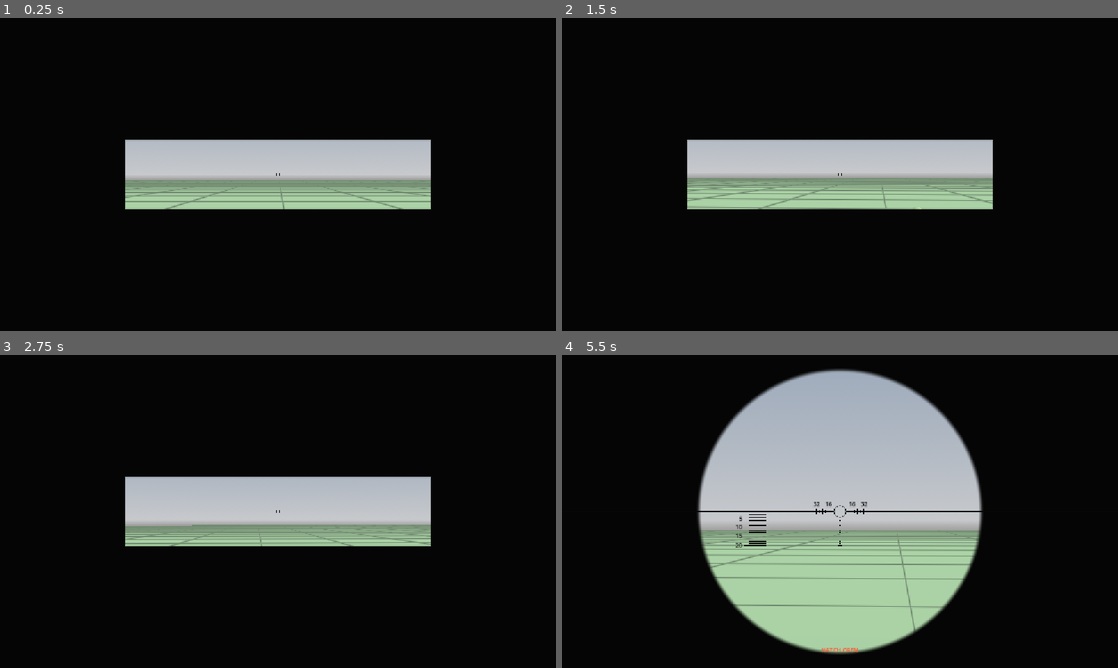
Above: before the commit, frames 1-4 (two rows, left to right).
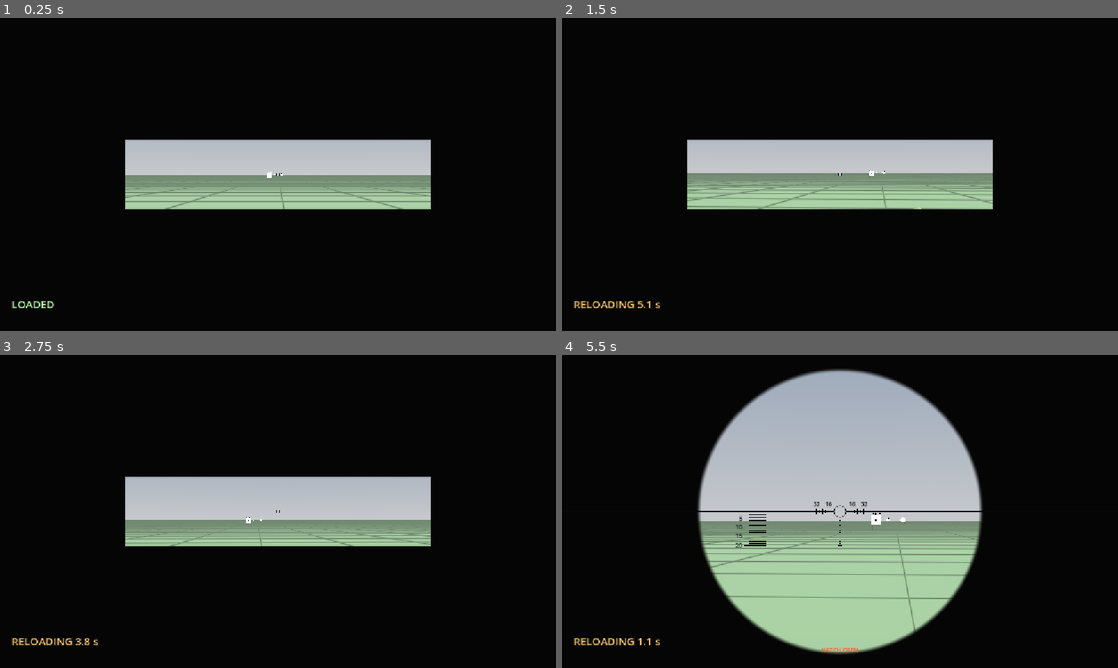
Above: after the commit, the same moments.

Repository: jacla586/Vagnstrid
Game: Godot game, scene res://scenes/test/test_area.tscn
Two runs of this game, one before a commit and one after it. Both use one fixed random seed, a clock stepped at 60 frames per second and the inputs below.
Inputs (mouse positions are in pixels of both pictures, inside the frame that each line leads up to):
- Up to frame 1 (0.25 s): no input
- Up to frame 2 (1.5 s): move the mouse to (867, 174) at 0.52 s; press the mouse at (867, 174) at 0.53 s; hold W (move_forward) from 0.53 s (still down); tap Enter at 1.25 s; move the mouse to (812, 174) at 1.27 s; release the mouse at (812, 174) at 1.28 s; right-click (812, 174) at 1.35 s
- Up to frame 3 (2.75 s): keep holding W (move_forward); click (250, 511) at 1.55 s; move the mouse to (289, 505) at 2.02 s; hold Mouse wheel up (sight_zoom_in) from 2.03 s (still down); click (289, 505) at 2.3 s
- Up to frame 4 (5.5 s): keep holding W (move_forward); move the mouse to (834, 517) at 2.77 s; release Mouse wheel up (sight_zoom_in) at 2.78 s; tap Mouse wheel down (sight_zoom_out) at 2.85 s; click (834, 517) at 3.05 s; move the mouse to (878, 514) at 3.52 s; hold Shift (toggle_gunner_sight) 3.53-4.28 s; click (878, 514) at 3.8 s; move the mouse to (795, 508) at 4.27 s; tap H (toggle_hatch) at 4.35 s; click (795, 508) at 4.55 s; move the mouse to (845, 511) at 5.02 s; hold T (turret_to_view) from 5.03 s (still down); click (845, 511) at 5.3 s

The runs differ from the first frame. In frame 1, 1.0% of the frame differs, in the area x 2-78%, y 49-93%; in frame 2, 1.4%; in frame 3, 1.5%; in frame 4, 4.5%, in the area x 2-76%, y 50-93%.

Commit message:
Add shell firing with ballistic flight, reload and target boards
- TankCommand.fire (left mouse); tank fires from a Muzzle marker with
  reload time, recoil impulse, muzzle flash and a fired signal
- Shell node flies with Ballistics.integrate() and detects hits by
  raycasting from its previous position each physics frame; calls an
  on_shell_hit() hook on the collider for the future damage model
- Tracer, muzzle flash and impact effects via a reusable TimedEffect
- Target boards with range labels and hit marks at 200-1500 m;
  test ground enlarged to 4x4 km
- HUD weapon status (LOADED / RELOADING)
- Reload time, recoil and tracer colour in data files

Co-Authored-By: Claude Opus 5.5 <noreply@anthropic.com>

Diff:
--- a/data/shells/test_ap.tres
+++ b/data/shells/test_ap.tres
@@ -9,3 +9,4 @@
 mass_kg = 6.8
 caliber_mm = 75.0
 drag_coefficient = 0.3
+tracer_color = Color(1, 0.55, 0.15, 1)
--- a/data/tanks/test_medium.tres
+++ b/data/tanks/test_medium.tres
@@ -38,3 +38,5 @@
 sight_range_max_m = 2000.0
 sight_range_label_step_m = 200.0
 main_shell = ExtResource("2_shell")
+reload_time_s = 6.0
+recoil_impulse_ns = 30000.0
--- a/project.godot
+++ b/project.godot
@@ -82,6 +82,11 @@
 "events": [Object(InputEventMouseButton,"resource_local_to_scene":false,"resource_name":"","device":-1,"window_id":0,"a …(253 unchanged characters)…
 ]
 }
+fire={
+"deadzone": 0.2,
+"events": [Object(InputEventMouseButton,"resource_local_to_scene":false,"resource_name":"","device":-1,"window_id":0,"alt_pressed":false,"shift_pressed":false,"ctrl_pressed":false,"meta_pressed":false,"button_mask":0,"position":Vector2(0, 0),"global_position":Vector2(0, 0),"factor":1.0,"button_index":1,"canceled":false,"pressed":false,"double_click":false,"script":null)
+]
+}
 
 [physics]
 
--- /dev/null
+++ b/scenes/effects/impact.tscn
@@ -0,0 +1,30 @@
+[gd_scene format=3]
+
+[ext_resource type="Script" path="res://scripts/effects/timed_effect.gd" id="1_effect"]
+
+[sub_resource type="StandardMaterial3D" id="Material_impact"]
+transparency = 1
+shading_mode = 0
+albedo_color = Color(0.75, 0.45, 0.2, 0.85)
+
+[sub_resource type="SphereMesh" id="SphereMesh_impact"]
+radius = 0.8
+height = 1.6
+radial_segments = 12
+rings = 6
+
+[node name="Impact" type="Node3D"]
+script = ExtResource("1_effect")
+lifetime = 1.0
+start_scale = 0.5
+end_scale = 3.0
+
+[node name="Mesh" type="MeshInstance3D" parent="."]
+material_override = SubResource("Material_impact")
+cast_shadow = 0
+mesh = SubResource("SphereMesh_impact")
+
+[node name="Light" type="OmniLight3D" parent="."]
+light_color = Color(1, 0.6, 0.3, 1)
+light_energy = 3.0
+omni_range = 8.0
--- /dev/null
+++ b/scenes/effects/muzzle_flash.tscn
@@ -0,0 +1,30 @@
+[gd_scene format=3]
+
+[ext_resource type="Script" path="res://scripts/effects/timed_effect.gd" id="1_effect"]
+
+[sub_resource type="StandardMaterial3D" id="Material_flash"]
+transparency = 1
+shading_mode = 0
+albedo_color = Color(1, 0.85, 0.4, 0.9)
+
+[sub_resource type="SphereMesh" id="SphereMesh_flash"]
+radius = 0.4
+height = 0.8
+radial_segments = 12
+rings = 6
+
+[node name="MuzzleFlash" type="Node3D"]
+script = ExtResource("1_effect")
+lifetime = 0.12
+start_scale = 0.6
+end_scale = 1.8
+
+[node name="Mesh" type="MeshInstance3D" parent="."]
+material_override = SubResource("Material_flash")
+cast_shadow = 0
+mesh = SubResource("SphereMesh_flash")
+
+[node name="Light" type="OmniLight3D" parent="."]
+light_color = Color(1, 0.8, 0.45, 1)
+light_energy = 4.0
+omni_range = 10.0
--- a/scenes/tank/tank.tscn
+++ b/scenes/tank/tank.tscn
@@ -123,6 +123,9 @@
 [node name="GunnerSight" type="Marker3D" parent="Visual/Turret/GunPivot"]
 transform = Transform3D(1, 0, 0, 0, 1, 0, 0, 0, 1, -0.35, 0.12, -0.3)
 
+[node name="Muzzle" type="Marker3D" parent="Visual/Turret/GunPivot"]
+transform = Transform3D(1, 0, 0, 0, 1, 0, 0, 0, 1, 0, 0, -3.85)
+
 [node name="Suspension" type="Node3D" parent="."]
 
 [node name="Left1" type="RayCast3D" parent="Suspension"]
--- a/scenes/test/test_area.tscn
+++ b/scenes/test/test_area.tscn
@@ -11,6 +11,8 @@
 [ext_resource type="Shader" path="res://assets/shaders/view_mask.gdshader" id="9_mask"]
 [ext_resource type="Script" path="res://scripts/camera/gunner_camera.gd" id="10_gunner"]
 [ext_resource type="Script" path="res://scripts/ui/gunner_reticle.gd" id="11_reticle"]
+[ext_resource type="PackedScene" path="res://scenes/world/target_board.tscn" id="12_board"]
+[ext_resource type="Script" path="res://scripts/ui/weapon_status.gd" id="13_status"]
 
 [sub_resource type="ProceduralSkyMaterial" id="ProceduralSkyMaterial_1"]
 
@@ -27,10 +29,10 @@
 
 [sub_resource type="PlaneMesh" id="PlaneMesh_ground"]
 material = SubResource("ShaderMaterial_ground")
-size = Vector2(400, 400)
+size = Vector2(4000, 4000)
 
 [sub_resource type="BoxShape3D" id="BoxShape3D_ground"]
-size = Vector3(400, 1, 400)
+size = Vector3(4000, 1, 4000)
 
 [sub_resource type="ShaderMaterial" id="ShaderMaterial_mask"]
 shader = ExtResource("9_mask")
@@ -55,6 +57,28 @@
 
 [node name="Tank" parent="." instance=ExtResource("1_tank")]
 transform = Transform3D(1, 0, 0, 0, 1, 0, 0, 0, 1, 0, 1.5, 0)
+
+[node name="Targets" type="Node3D" parent="."]
+
+[node name="Board200" parent="Targets" instance=ExtResource("12_board")]
+transform = Transform3D(1, 0, 0, 0, 1, 0, 0, 0, 1, -5, 0, -200)
+range_label = "200 m"
+
+[node name="Board500" parent="Targets" instance=ExtResource("12_board")]
+transform = Transform3D(1, 0, 0, 0, 1, 0, 0, 0, 1, 5, 0, -500)
+range_label = "500 m"
+
+[node name="Board800" parent="Targets" instance=ExtResource("12_board")]
+transform = Transform3D(1, 0, 0, 0, 1, 0, 0, 0, 1, -8, 0, -800)
+range_label = "800 m"
+
+[node name="Board1000" parent="Targets" instance=ExtResource("12_board")]
+transform = Transform3D(1, 0, 0, 0, 1, 0, 0, 0, 1, 8, 0, -1000)
+range_label = "1000 m"
+
+[node name="Board1500" parent="Targets" instance=ExtResource("12_board")]
+transform = Transform3D(1, 0, 0, 0, 1, 0, 0, 0, 1, -12, 0, -1500)
+range_label = "1500 m"
 
 [node name="PlayerController" type="Node" parent="." node_paths=PackedStringArray("tank", "views")]
 script = ExtResource("2_player")
@@ -115,3 +139,7 @@
 mouse_filter = 2
 script = ExtResource("11_reticle")
 views = NodePath("../../PlayerViews")
+
+[node name="WeaponStatus" type="Label" parent="HUD" node_paths=PackedStringArray("views")]
+script = ExtResource("13_status")
+views = NodePath("../../PlayerViews")
--- /dev/null
+++ b/scenes/weapons/shell.tscn
@@ -0,0 +1,17 @@
+[gd_scene format=3]
+
+[ext_resource type="Script" path="res://scripts/weapons/shell.gd" id="1_shell"]
+
+[sub_resource type="CapsuleMesh" id="CapsuleMesh_tracer"]
+radius = 0.05
+height = 4.0
+radial_segments = 8
+rings = 2
+
+[node name="Shell" type="Node3D"]
+script = ExtResource("1_shell")
+
+[node name="Tracer" type="MeshInstance3D" parent="."]
+transform = Transform3D(1, 0, 0, 0, 0, 1, 0, -1, 0, 0, 0, 0)
+cast_shadow = 0
+mesh = SubResource("CapsuleMesh_tracer")
--- /dev/null
+++ b/scenes/world/target_board.tscn
@@ -0,0 +1,61 @@
+[gd_scene format=3]
+
+[ext_resource type="Script" path="res://scripts/world/target_board.gd" id="1_board"]
+
+[sub_resource type="BoxShape3D" id="BoxShape3D_board"]
+size = Vector3(2.5, 2.5, 0.2)
+
+[sub_resource type="StandardMaterial3D" id="Material_board"]
+albedo_color = Color(0.85, 0.83, 0.75, 1)
+roughness = 1.0
+
+[sub_resource type="StandardMaterial3D" id="Material_centre"]
+albedo_color = Color(0.1, 0.1, 0.1, 1)
+roughness = 1.0
+
+[sub_resource type="StandardMaterial3D" id="Material_post"]
+albedo_color = Color(0.35, 0.25, 0.15, 1)
+roughness = 1.0
+
+[sub_resource type="BoxMesh" id="BoxMesh_board"]
+material = SubResource("Material_board")
+size = Vector3(2.5, 2.5, 0.2)
+
+[sub_resource type="BoxMesh" id="BoxMesh_centre"]
+material = SubResource("Material_centre")
+size = Vector3(0.5, 0.5, 0.22)
+
+[sub_resource type="BoxMesh" id="BoxMesh_post"]
+material = SubResource("Material_post")
+size = Vector3(0.15, 1.15, 0.15)
+
+[node name="TargetBoard" type="StaticBody3D"]
+script = ExtResource("1_board")
+
+[node name="Shape" type="CollisionShape3D" parent="."]
+transform = Transform3D(1, 0, 0, 0, 1, 0, 0, 0, 1, 0, 2.4, 0)
+shape = SubResource("BoxShape3D_board")
+
+[node name="Board" type="MeshInstance3D" parent="."]
+transform = Transform3D(1, 0, 0, 0, 1, 0, 0, 0, 1, 0, 2.4, 0)
+mesh = SubResource("BoxMesh_board")
+
+[node name="Centre" type="MeshInstance3D" parent="Board"]
+mesh = SubResource("BoxMesh_centre")
+
+[node name="PostLeft" type="MeshInstance3D" parent="."]
+transform = Transform3D(1, 0, 0, 0, 1, 0, 0, 0, 1, -0.9, 0.575, 0)
+mesh = SubResource("BoxMesh_post")
+
+[node name="PostRight" type="MeshInstance3D" parent="."]
+transform = Transform3D(1, 0, 0, 0, 1, 0, 0, 0, 1, 0.9, 0.575, 0)
+mesh = SubResource("BoxMesh_post")
+
+[node name="Label" type="Label3D" parent="."]
+transform = Transform3D(1, 0, 0, 0, 1, 0, 0, 0, 1, 0, 4.0, 0)
+pixel_size = 0.008
+billboard = 1
+modulate = Color(1, 1, 0.85, 1)
+outline_modulate = Color(0, 0, 0, 1)
+font_size = 96
+outline_size = 16
--- a/scripts/control/player_controller.gd
+++ b/scripts/control/player_controller.gd
@@ -12,6 +12,7 @@
 var _command: TankCommand = TankCommand.new()
 var _hatch_wanted: bool = false
 var _turret_to_view_requested: bool = false
+var _fire_armed: bool = false
 
 
 func _unhandled_input(event: InputEvent) -> void:
@@ -32,4 +33,17 @@
 		_command.aim_point = views.get_aim_point()
 		_command.has_aim = true
 	_turret_to_view_requested = false
+	_command.fire = _wants_fire()
 	tank.set_command(_command)
+
+
+## Fire while the button is held, but only presses that start with the mouse
+## captured count, so the click that captures the mouse doesn't also fire.
+func _wants_fire() -> bool:
+	var captured: bool = Input.mouse_mode == Input.MOUSE_MODE_CAPTURED
+	var pressed: bool = Input.is_action_pressed("fire")
+	if not captured:
+		_fire_armed = false
+	elif not pressed:
+		_fire_armed = true
+	return captured and pressed and _fire_armed
--- a/scripts/data/shell_data.gd
+++ b/scripts/data/shell_data.gd
@@ -11,3 +11,5 @@
 @export var caliber_mm: float = 75.0
 ## Aerodynamic drag coefficient. Higher = slows down faster, drops more at range.
 @export var drag_coefficient: float = 0.3
+## Colour of the glowing tracer.
+@export var tracer_color: Color = Color(1.0, 0.55, 0.15, 1.0)
--- a/scripts/data/tank_data.gd
+++ b/scripts/data/tank_data.gd
@@ -72,5 +72,9 @@
 @export var sight_range_label_step_m: float = 200.0
 
 @export_group("Armament")
-## Shell the sight's range ladder is calibrated for. Ammo selection comes with firing.
+## Shell fired by the main gun; the sight's range ladder is calibrated for it.
 @export var main_shell: ShellData
+## Time to reload the main gun after a shot (s).
+@export var reload_time_s: float = 6.0
+## Backward impulse on the tank when firing (N·s). Tuned for feel, not history.
+@export var recoil_impulse_ns: float = 30000.0
--- /dev/null
+++ b/scripts/effects/timed_effect.gd
@@ -0,0 +1,45 @@
+class_name TimedEffect
+extends Node3D
+## Short-lived visual effect: optional "Mesh" child grows and fades, optional "Light"
+## child fades out, then the node frees itself.
+
+@export var lifetime: float = 0.2
+@export var start_scale: float = 0.5
+@export var end_scale: float = 2.0
+
+var _age: float = 0.0
+var _material: StandardMaterial3D
+var _start_alpha: float = 1.0
+var _light_energy: float = 0.0
+
+@onready var _mesh: MeshInstance3D = get_node_or_null("Mesh")
+@onready var _light: OmniLight3D = get_node_or_null("Light")
+
+
+func _ready() -> void:
+	if _mesh != null and _mesh.material_override is StandardMaterial3D:
+		# Own copy so fading one effect doesn't fade all of them.
+		_material = _mesh.material_override.duplicate()
+		_mesh.material_override = _material
+		_start_alpha = _material.albedo_color.a
+	if _light != null:
+		_light_energy = _light.light_energy
+	_apply(0.0)
+
+
+func _process(delta: float) -> void:
+	_age += delta
+	var t: float = _age / maxf(lifetime, 0.001)
+	if t >= 1.0:
+		queue_free()
+		return
+	_apply(t)
+
+
+func _apply(t: float) -> void:
+	if _mesh != null:
+		_mesh.scale = Vector3.ONE * lerpf(start_scale, end_scale, t)
+	if _material != null:
+		_material.albedo_color.a = _start_alpha * (1.0 - t)
+	if _light != null:
+		_light.light_energy = _light_energy * (1.0 - t)
--- a/scripts/tank/tank.gd
+++ b/scripts/tank/tank.gd
@@ -11,8 +11,15 @@
 ## No stabilization: when the hull turns, the turret has to catch up.
 ## Hatch: opens/closes toward the command's hatch_open over the data's transition
 ## time. The commander is exposed whenever the hatch isn't fully closed.
+## Gun: fires the data's main shell when the command says fire and it's loaded,
+## then reloads. Recoil is an impulse at the muzzle.
+
+## Emitted after a shot leaves the barrel.
+signal fired(shell: Shell)
 
 const KMH_TO_MS: float = 1.0 / 3.6
+const SHELL_SCENE: PackedScene = preload("res://scenes/weapons/shell.tscn")
+const MUZZLE_FLASH_SCENE: PackedScene = preload("res://scenes/effects/muzzle_flash.tscn")
 ## Visual only: how far the hatch lid swings open.
 const HATCH_OPEN_ANGLE_DEG: float = 110.0
 
@@ -23,6 +30,7 @@
 var _right_rays: Array[RayCast3D] = []
 var _track_half_width: float = 1.0
 var _hatch_progress: float = 0.0
+var _reload_remaining: float = 0.0
 
 @onready var _suspension: Node3D = $Suspension
 @onready var _turret: Node3D = $Visual/Turret
@@ -31,6 +39,7 @@
 @onready var _head_closed: Marker3D = $Visual/Turret/Cupola/HeadClosed
 @onready var _head_open: Marker3D = $Visual/Turret/Cupola/HeadOpen
 @onready var _gunner_sight: Marker3D = $Visual/Turret/GunPivot/GunnerSight
+@onready var _muzzle: Marker3D = $Visual/Turret/GunPivot/Muzzle
 
 
 func _ready() -> void:
@@ -99,9 +108,19 @@
 	return _gunner_sight.global_transform
 
 
+func is_loaded() -> bool:
+	return _reload_remaining <= 0.0
+
+
+## Seconds until the gun is loaded again (0 when loaded).
+func get_reload_remaining() -> float:
+	return _reload_remaining
+
+
 func _physics_process(delta: float) -> void:
 	_update_turret(delta)
 	_update_hatch(delta)
+	_update_gun(delta)
 	var state: PhysicsDirectBodyState3D = PhysicsServer3D.body_get_direct_state(get_rid())
 	if state == null:
 		return
@@ -151,6 +170,28 @@
 	_hatch_progress = move_toward(_hatch_progress, target,
 			delta / maxf(data.hatch_transition_time_s, 0.01))
 	_hatch_hinge.rotation.x = deg_to_rad(HATCH_OPEN_ANGLE_DEG) * _hatch_progress
+
+
+func _update_gun(delta: float) -> void:
+	_reload_remaining = maxf(_reload_remaining - delta, 0.0)
+	if _command.fire and is_loaded() and data.main_shell != null:
+		_fire()
+
+
+func _fire() -> void:
+	var direction: Vector3 = -_muzzle.global_basis.z
+	var muzzle_position: Vector3 = _muzzle.global_position
+	var shell := SHELL_SCENE.instantiate() as Shell
+	get_parent().add_child(shell)
+	# The tank's own motion carries over to the shell: firing on the move costs accuracy.
+	shell.launch(data.main_shell, muzzle_position,
+			direction * data.main_shell.muzzle_velocity_mps + linear_velocity, self)
+	var flash: Node3D = MUZZLE_FLASH_SCENE.instantiate()
+	get_parent().add_child(flash)
+	flash.global_position = muzzle_position
+	apply_impulse(-direction * data.recoil_impulse_ns, muzzle_position - global_position)
+	_reload_remaining = data.reload_time_s
+	fired.emit(shell)
 
 
 func _apply_suspension(state: PhysicsDirectBodyState3D, rays: Array[RayCast3D],
--- a/scripts/tank/tank_command.gd
+++ b/scripts/tank/tank_command.gd
@@ -13,3 +13,5 @@
 var has_aim: bool = false
 ## Desired hatch state. The tank opens/closes over its hatch transition time.
 var hatch_open: bool = false
+## True = wants to fire this frame. The tank fires only when loaded.
+var fire: bool = false
--- /dev/null
+++ b/scripts/ui/weapon_status.gd
@@ -0,0 +1,30 @@
+class_name WeaponStatus
+extends Label
+## Bottom-left gun status: "LOADED" or "RELOADING 3.4 s". Hidden in the debug view.
+
+@export var views: PlayerViews
+@export var font_size: int = 22
+@export var loaded_color: Color = Color(0.75, 1.0, 0.7, 1.0)
+@export var reloading_color: Color = Color(1.0, 0.8, 0.45, 1.0)
+
+
+func _ready() -> void:
+	mouse_filter = Control.MOUSE_FILTER_IGNORE
+	set_anchors_and_offsets_preset(Control.PRESET_BOTTOM_LEFT)
+	position += Vector2(24.0, -48.0)
+	add_theme_font_size_override("font_size", font_size)
+	add_theme_constant_override("outline_size", 6)
+	add_theme_color_override("font_outline_color", Color(0.0, 0.0, 0.0, 0.8))
+
+
+func _process(_delta: float) -> void:
+	visible = views != null and not views.is_debug_view()
+	if not visible:
+		return
+	var tank: Tank = views.get_tank()
+	if tank.is_loaded():
+		text = "LOADED"
+		add_theme_color_override("font_color", loaded_color)
+	else:
+		text = "RELOADING %.1f s" % tank.get_reload_remaining()
+		add_theme_color_override("font_color", reloading_color)
--- /dev/null
+++ b/scripts/weapons/shell.gd
@@ -0,0 +1,90 @@
+class_name Shell
+extends Node3D
+## A simulated shell. Flies with Ballistics.integrate() (same model as the sight's
+## range ladder) and detects hits by raycasting from its previous to its current
+## position every physics frame. Not a physics body.
+##
+## On a hit it spawns an impact effect and calls
+## `on_shell_hit(shell_data, point, normal, velocity)` on the collider if it has it.
+
+const MAX_LIFETIME: float = 15.0
+## Freed if it somehow gets this far below the world origin (m).
+const MIN_HEIGHT: float = -200.0
+## Tracer grows wider with age so it stays visible at long range (fun over realism).
+const TRACER_GROWTH_PER_SECOND: float = 4.0
+const IMPACT_SCENE: PackedScene = preload("res://scenes/effects/impact.tscn")
+
+var _data: ShellData
+var _velocity: Vector3 = Vector3.ZERO
+var _drag_factor: float = 0.0
+var _shooter: CollisionObject3D
+var _age: float = 0.0
+
+@onready var _tracer: MeshInstance3D = $Tracer
+
+
+## Starts the flight. Call after the shell is in the scene tree.
+func launch(data: ShellData, start_position: Vector3, velocity: Vector3,
+		shooter: CollisionObject3D) -> void:
+	_data = data
+	_velocity = velocity
+	_drag_factor = Ballistics.drag_factor(data)
+	_shooter = shooter
+	global_position = start_position
+	_orient()
+	var material := StandardMaterial3D.new()
+	material.shading_mode = BaseMaterial3D.SHADING_MODE_UNSHADED
+	material.albedo_color = data.tracer_color
+	_tracer.material_override = material
+
+
+func get_velocity() -> Vector3:
+	return _velocity
+
+
+func get_age() -> float:
+	return _age
+
+
+func _physics_process(delta: float) -> void:
+	if _data == null:
+		return
+	_age += delta
+	if _age > MAX_LIFETIME or global_position.y < MIN_HEIGHT:
+		queue_free()
+		return
+	var from: Vector3 = global_position
+	var next: PackedVector3Array = Ballistics.integrate(from, _velocity, _drag_factor, delta)
+	var query := PhysicsRayQueryParameters3D.create(from, next[0])
+	if _shooter != null:
+		query.exclude = [_shooter.get_rid()]
+	var hit: Dictionary = get_world_3d().direct_space_state.intersect_ray(query)
+	if not hit.is_empty():
+		_on_hit(hit)
+		return
+	global_position = next[0]
+	_velocity = next[1]
+	_orient()
+	var width: float = 1.0 + _age * TRACER_GROWTH_PER_SECOND
+	_tracer.scale = Vector3(width, 1.0, width)
+
+
+func _on_hit(hit: Dictionary) -> void:
+	var point: Vector3 = hit["position"]
+	var normal: Vector3 = hit["normal"]
+	var effect: Node3D = IMPACT_SCENE.instantiate()
+	get_parent().add_child(effect)
+	effect.global_position = point
+	var collider: Object = hit["collider"]
+	if collider != null and collider.has_method("on_shell_hit"):
+		collider.on_shell_hit(_data, point, normal, _velocity)
+	queue_free()
+
+
+## Points -Z along the velocity (the tracer is stretched along Z).
+func _orient() -> void:
+	if _velocity.length_squared() < 0.0001:
+		return
+	var direction: Vector3 = _velocity.normalized()
+	var up: Vector3 = Vector3.UP if absf(direction.y) < 0.99 else Vector3.FORWARD
+	global_basis = Basis.looking_at(direction, up)
--- /dev/null
+++ b/scripts/world/target_board.gd
@@ -0,0 +1,47 @@
+class_name TargetBoard
+extends StaticBody3D
+## Practice target. Shows its range above it and leaves a mark where shells hit.
+
+## Oldest marks are removed beyond this many.
+const MAX_MARKS: int = 30
+## Big and bright so hits can be seen through the sight at range (fun over realism).
+const MARK_RADIUS: float = 0.25
+
+## Text shown above the board, e.g. "500 m".
+@export var range_label: String = ""
+
+var hit_count: int = 0
+## Last hit relative to the board's centre (board local space).
+var last_hit_local: Vector3 = Vector3.ZERO
+
+var _marks: Array[Node3D] = []
+var _mark_mesh: SphereMesh
+var _mark_material: StandardMaterial3D
+
+@onready var _board: Node3D = $Board
+@onready var _label: Label3D = $Label
+
+
+func _ready() -> void:
+	_label.text = range_label
+	_mark_mesh = SphereMesh.new()
+	_mark_mesh.radius = MARK_RADIUS
+	_mark_mesh.height = MARK_RADIUS * 2.0
+	_mark_material = StandardMaterial3D.new()
+	_mark_material.shading_mode = BaseMaterial3D.SHADING_MODE_UNSHADED
+	_mark_material.albedo_color = Color(0.95, 0.1, 0.05)
+
+
+## Hook called by Shell on impact.
+func on_shell_hit(_shell_data: ShellData, point: Vector3, _normal: Vector3,
+		_velocity: Vector3) -> void:
+	hit_count += 1
+	last_hit_local = _board.to_local(point)
+	var mark := MeshInstance3D.new()
+	mark.mesh = _mark_mesh
+	mark.material_override = _mark_material
+	_board.add_child(mark)
+	mark.global_position = point
+	_marks.append(mark)
+	if _marks.size() > MAX_MARKS:
+		_marks.pop_front().queue_free()
Not shown, added: scripts/effects/timed_effect.gd.uid
Not shown, added: scripts/ui/weapon_status.gd.uid
Not shown, added: scripts/weapons/shell.gd.uid
Not shown, added: scripts/world/target_board.gd.uid
